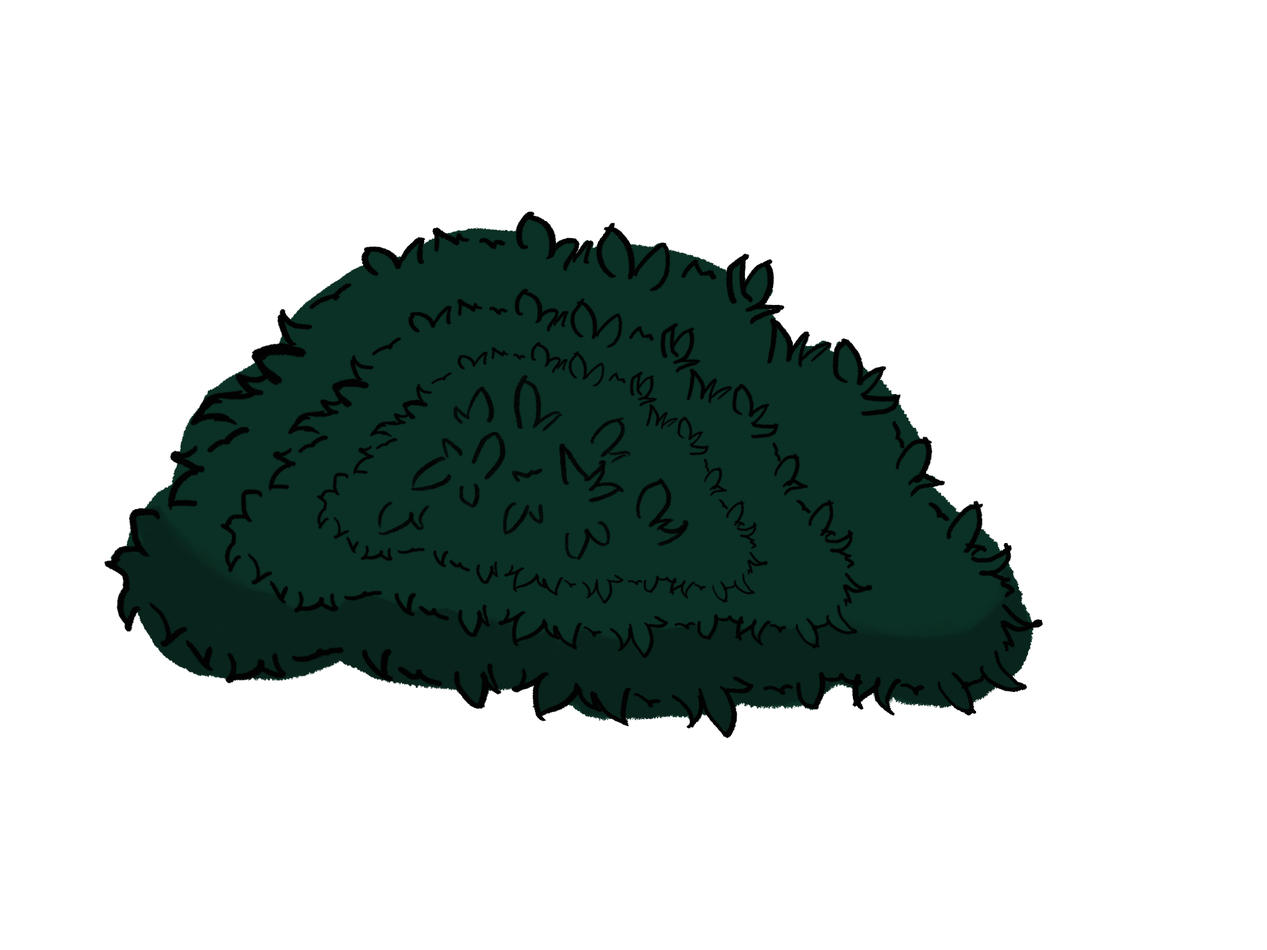
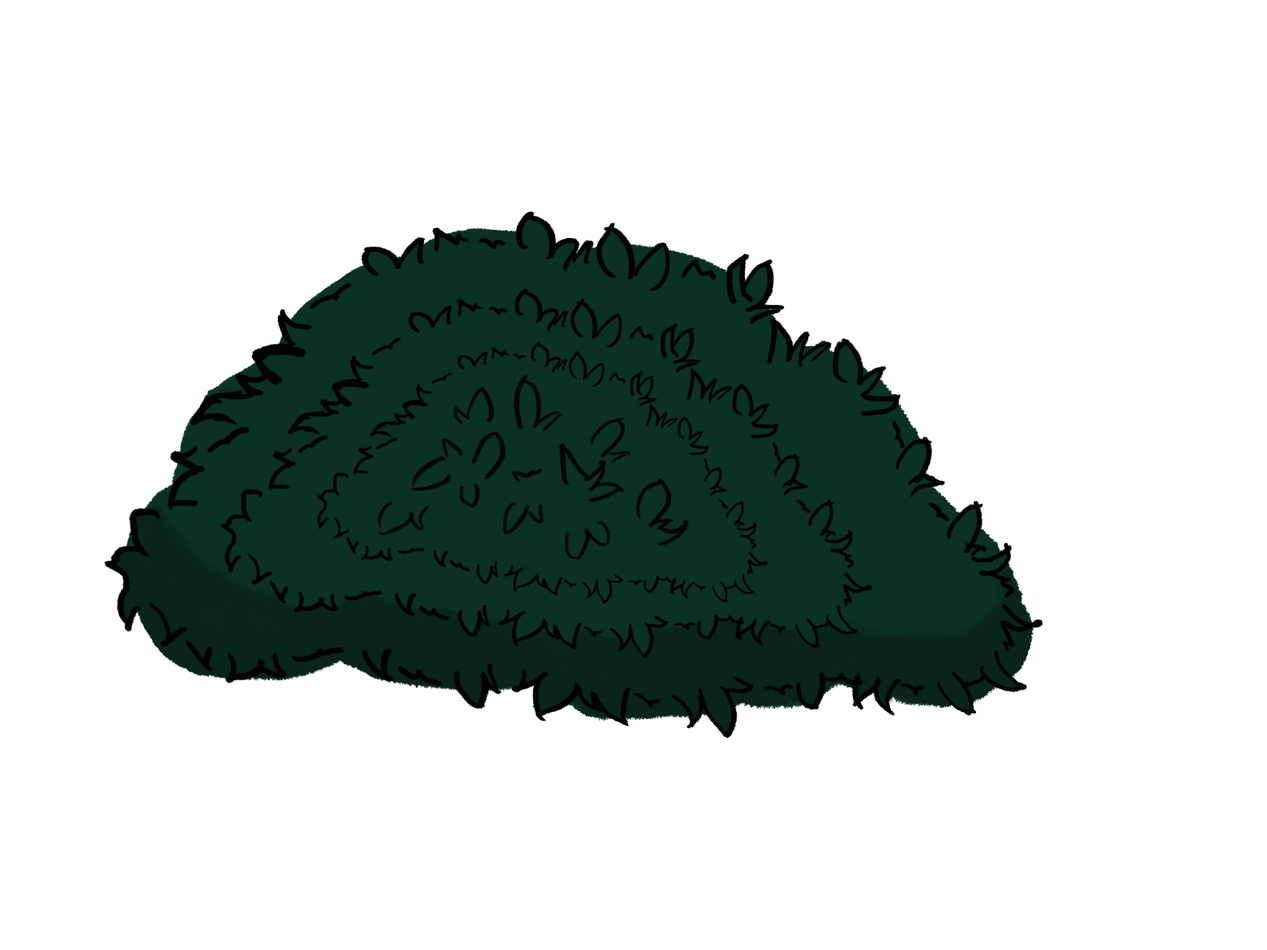
Layered file, before and after one edit (w=1267, h=950). Changes by layer:
hid group "New group" (6 layers) over box(104, 211, 1043, 739)
hid "Layer 3" (2nd of 3, in "New group") over box(104, 211, 1043, 739)
hid "Layer 3" (3rd of 3, in "New group") over box(219, 288, 873, 390)
hid "Layer 6" (2nd of 2, in "New group") over box(110, 502, 1032, 736)
hid "Layer 1" (2nd of 2, in "New group") over box(124, 215, 1034, 722)
